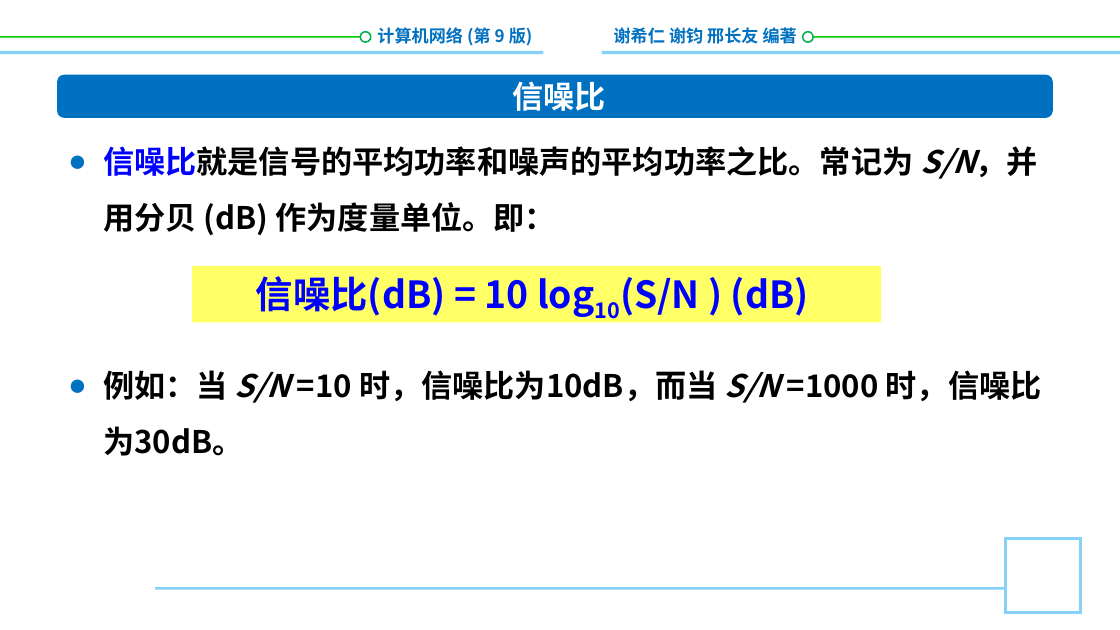
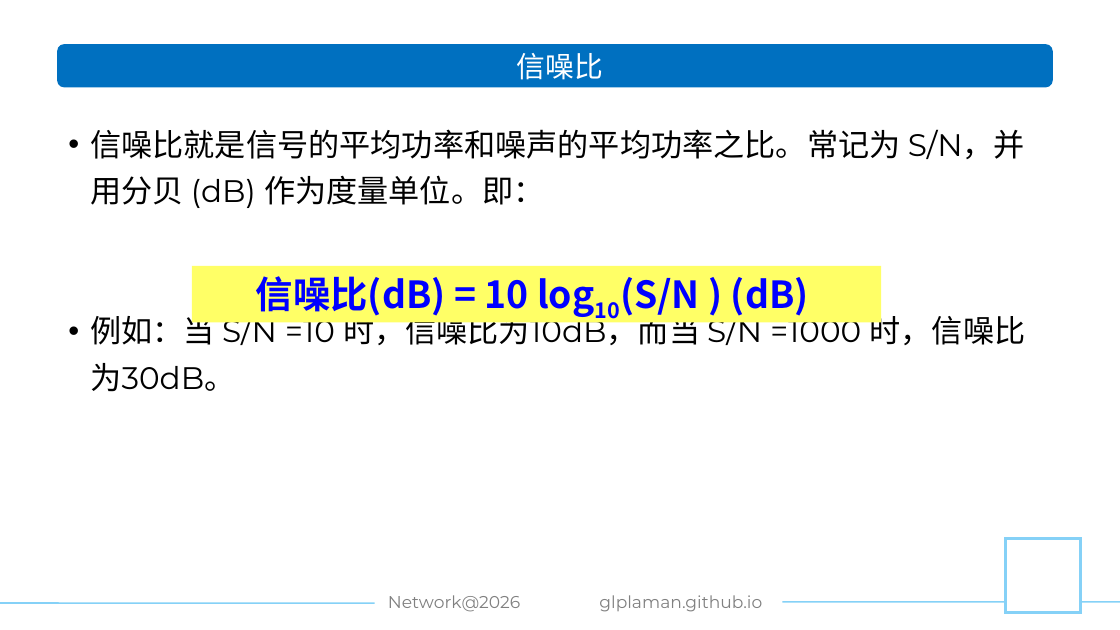
Before and after one commit to glplaman/glplaman.github.io, a slide deck: slide 22 of network/ppt/52785PPT课件/第2章.pptx. Drawn at 1120x630 pixels with LibreOffice and Linux fonts; fonts in the diff are those of the drawing; background and template pictures are left out. Boxes give left, top, right and bottom in pixels: in the first picture for what was removed or moved away, otherwise in the second. Text is boxed around its words. In the diff, an @@ line names an element or a change of style, - is before the commit and + after.

Commit message:
network

```diff
--- a/network/ppt/52785PPT课件/第2章.pptx
+++ b/network/ppt/52785PPT课件/第2章.pptx
@@ text removed at bbox=[377, 27, 533, 46] @@
-计算机网络 (第 9 版)
@@ rectangle removed at bbox=[543, 16, 601, 73] @@
@@ text removed at bbox=[614, 25, 797, 48] @@
-谢希仁 谢钧 邢长友 编著
@@ line removed from (0, 37) to (363, 37) @@
@@ line removed from (0, 53) to (1120, 53) @@
@@ rounded rectangle: place and size @@
-rounded rectangle at bbox=[57, 75, 1053, 119]
+rounded rectangle at bbox=[57, 44, 1053, 87]
@@ text "信噪比": place and size @@
-text "信噪比" at bbox=[512, 81, 605, 111]
+text "信噪比" at bbox=[517, 53, 603, 80]
@@ text "信噪比" at bbox=[517, 53, 603, 80]: size 20 to 18.5 pt, font Noto Sans CJK SC to Montserrat, bold off @@
@@ ellipse removed at bbox=[361, 31, 371, 41] @@
@@ ellipse removed at bbox=[803, 31, 813, 41] @@
@@ line removed from (805, 37) to (1120, 37) @@
@@ text "信噪比就是信号的平均功率和噪声的平均功率之比。常记为 S/N，并用分贝 (dB) 作为度量单位。即：": place and size @@
-text "信噪比就是信号的平均功率和噪声的平均功率之比。常记为 S/N，并用分贝 (dB) 作为度量单位。即：" at bbox=[103, 146, 1042, 456]
+text "信噪比就是信号的平均功率和噪声的平均功率之比。常记为 S/N，并用分贝 (dB) 作为度量单位。即：" at bbox=[90, 129, 1026, 392]
@@ text "信噪比就是信号的平均功率和噪声的平均功率之比。常记为 S/N，并用分贝 (dB) 作为度量单位。即：" at bbox=[90, 129, 1026, 392]: font Noto Sans CJK SC to Montserrat, bold off; text colour #0000FF to #000000 in "信噪比就是信号的平均功率和噪声的平均功率之比。常记为"; italic off in "S/N，并用分贝", "S/N S/N"; bullet ● to •; line spacing 1.5 to 30pt @@
@@ line removed from (156, 588) to (1006, 588) @@
@@ text added at bbox=[388, 595, 520, 612], 11 pt, text #808080 @@
+Network@2026
@@ text added at bbox=[599, 595, 762, 612], 11 pt, text #808080 @@
+glplaman.github.io
@@ line added from (0, 603) to (396, 603), #85D1F7 1 pt @@
@@ line added from (724, 601) to (1120, 601), #85D1F7 1 pt @@
```
Also in this commit, not shown: 76 other slides changed, 8 other files.
